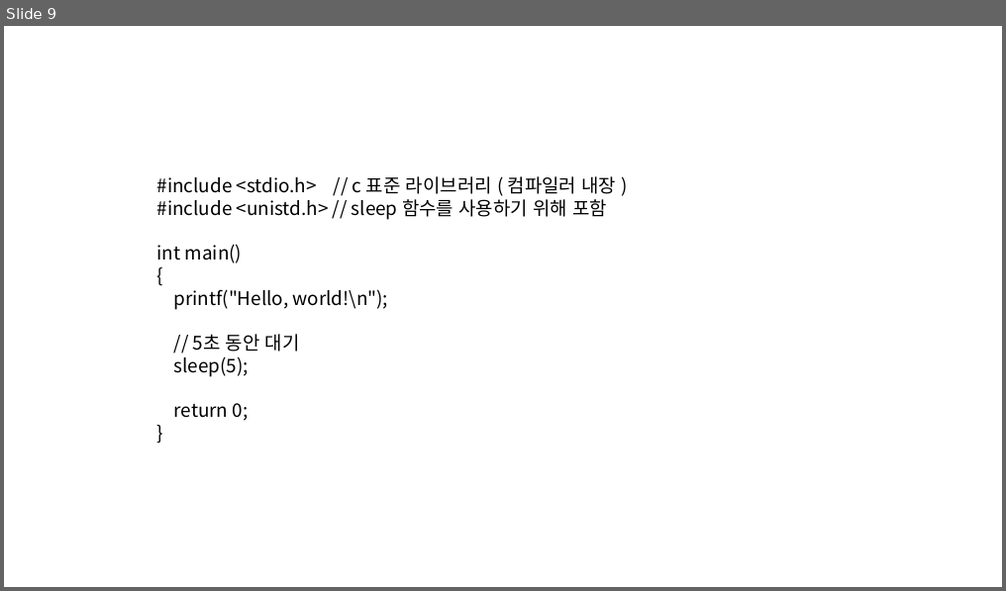
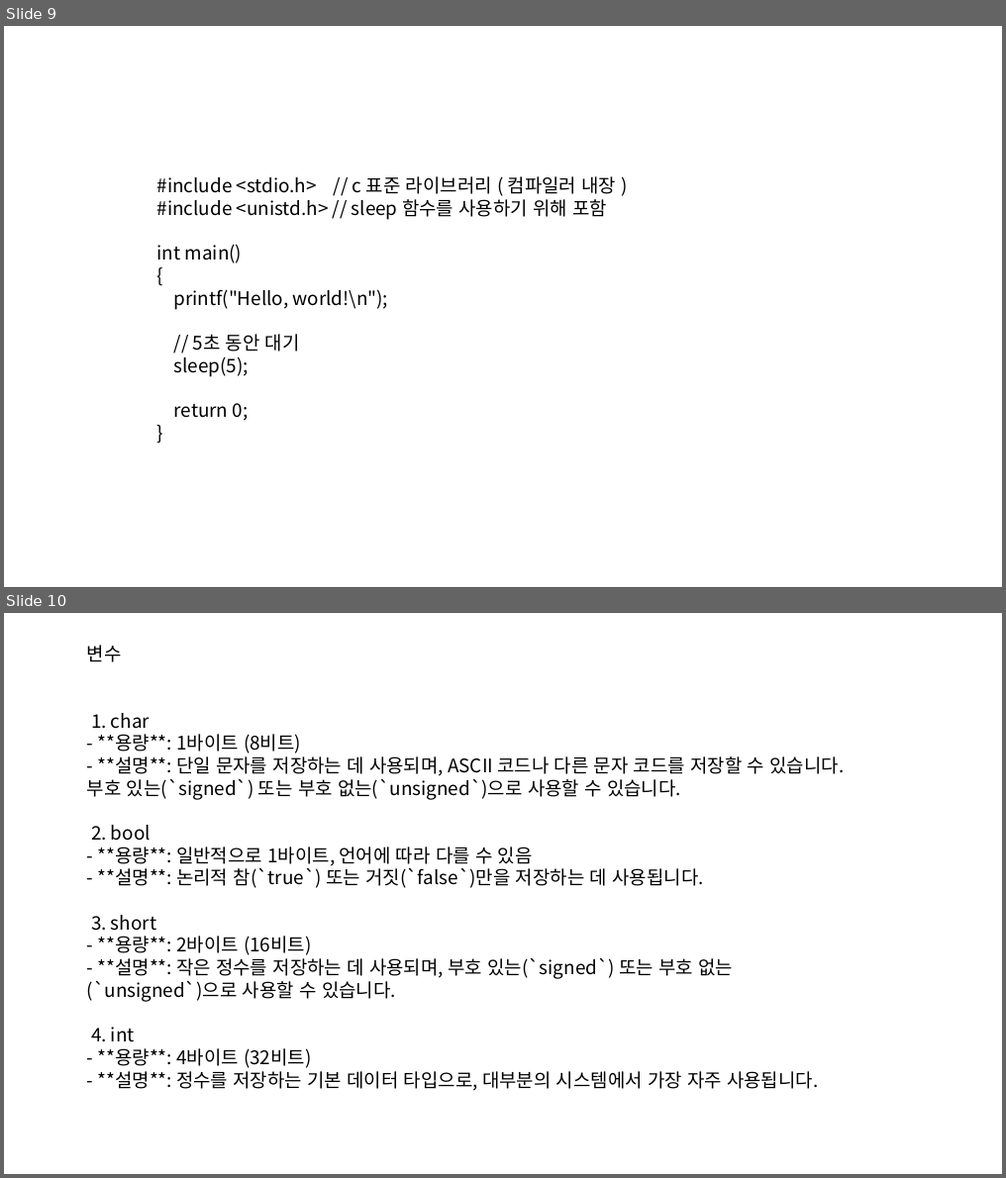
Before and after one commit to Pacman18/SantaClass, a slide deck: Week_1.pptx. Shown one above the other, each under a label of ours: slide 9 before the commit, slides 9 and 10 after it. The pictures are 1006x591 and 1006x1178 pixels, drawn with LibreOffice and Linux fonts; fonts in the diff are those of the drawing. Boxes give left, top, right and bottom in pixels: in the first picture for what was removed or moved away, otherwise in the second. Text is boxed around its words. In the diff, an @@ line names an element or a change of style, - is before the commit and + after.

Commit message:
업데이트

```diff
--- a/Week_1.pptx
+++ b/Week_1.pptx
@@ slide 10 added at [4, 613, 1002, 1174], background #FFFFFF @@
@@ text added at [87, 645, 122, 663], 18 pt, text #000000 @@
+변수
@@ text added at [87, 713, 845, 1091], 18 pt, text #000000 @@
+1. char
+- **용량**: 1바이트 (8비트)
+- **설명**: 단일 문자를 저장하는 데 사용되며, ASCII 코드나 다른 문자 코드를 저장할 수 있습니다. 부호 있는(`signed`) 또는 부호 없는(`unsigned`)으로 사용할 수 있습니다.
+2. bool
+- **용량**: 일반적으로 1바이트, 언어에 따라 다를 수 있음
+- **설명**: 논리적 참(`true`) 또는 거짓(`false`)만을 저장하는 데 사용됩니다.
+3. short
+- **용량**: 2바이트 (16비트)
+- **설명**: 작은 정수를 저장하는 데 사용되며, 부호 있는(`signed`) 또는 부호 없는(`unsigned`)으로 사용할 수 있습니다.
+4. int
+- **용량**: 4바이트 (32비트)
+- **설명**: 정수를 저장하는 기본 데이터 타입으로, 대부분의 시스템에서 가장 자주 사용됩니다.
```
Also in this commit, not shown: 1 other slide added, 1 other file.
